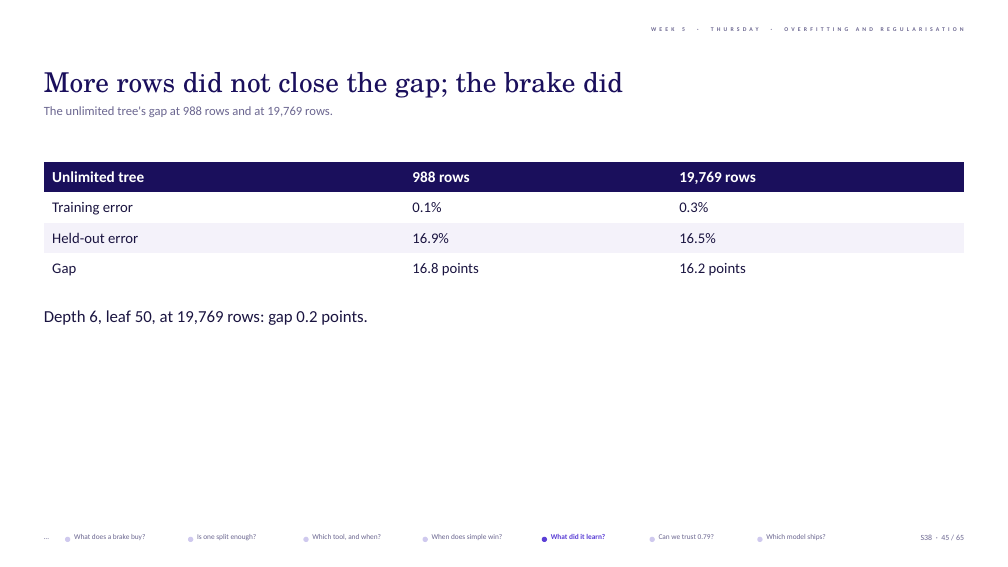
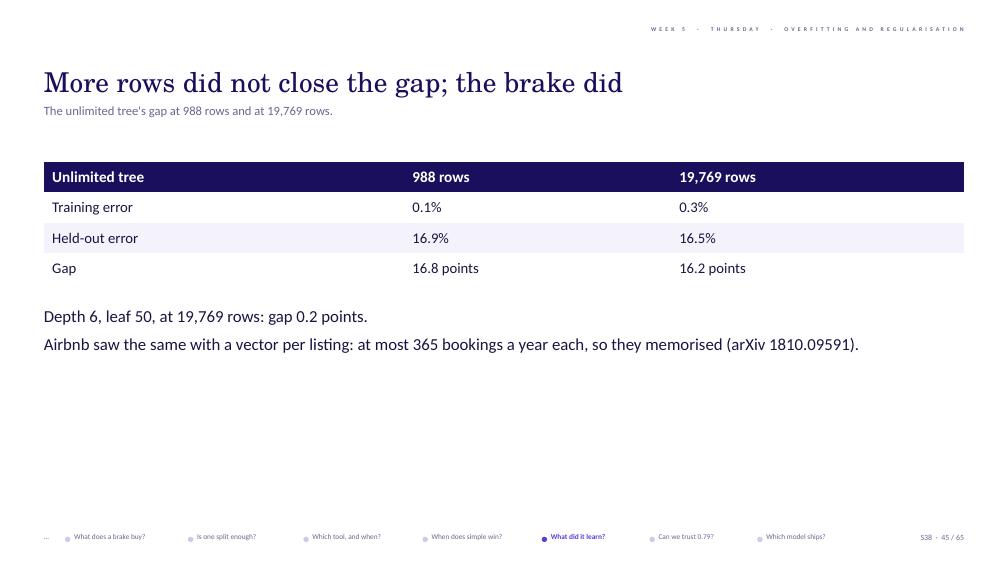
Before and after one commit to fde-academy-lab/c2-content-factory, a slide deck: slide 45 of content/W05/D4/1_in_class_training_content/slides/C2_W05_D04_slides_STUDENT.pptx. Drawn at 1008x567 pixels with LibreOffice and Linux fonts; fonts in the diff are those of the drawing; background and template pictures are left out. Boxes give left, top, right and bottom in pixels: in the first picture for what was removed or moved away, otherwise in the second. Text is boxed around its words. In the diff, an @@ line names an element or a change of style, - is before the commit and + after.

```diff
--- a/content/W05/D4/1_in_class_training_content/slides/C2_W05_D04_slides_STUDENT.pptx
+++ b/content/W05/D4/1_in_class_training_content/slides/C2_W05_D04_slides_STUDENT.pptx
@@ text at [44,338,859,353]: paragraph added @@
+Airbnb saw the same with a vector per listing: at most 365 bookings a year each, so they memorised (arXiv 1810.09591).
```
Also in this commit, not shown: 1 other slide changed, 2 other files.
